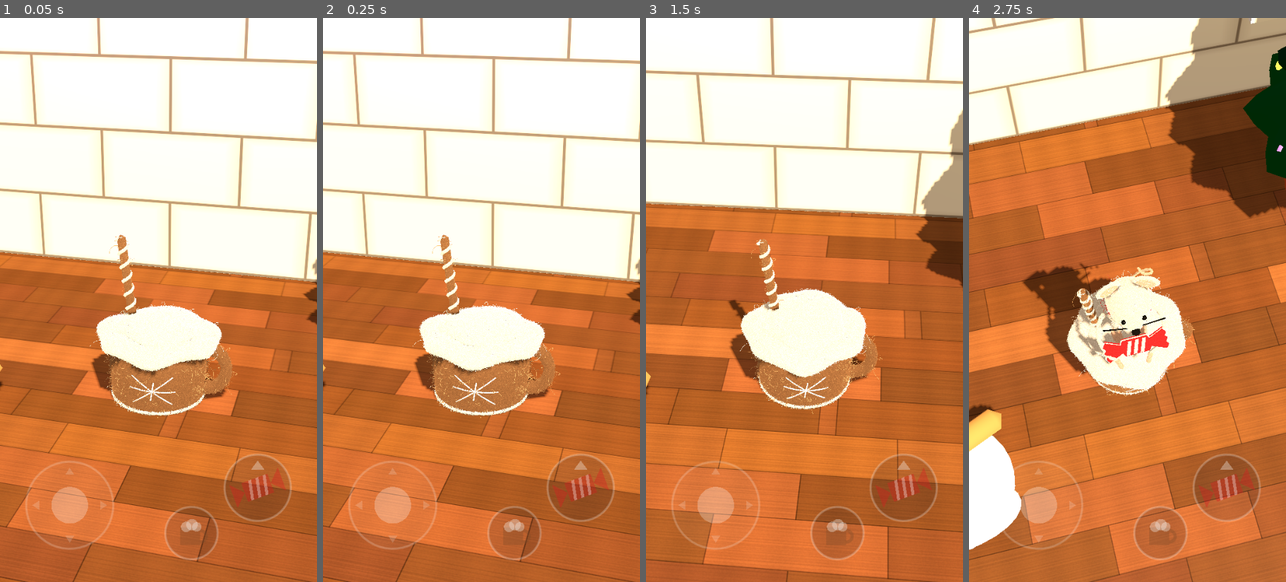
Above: before the commit, frames 1-4 (left to right).
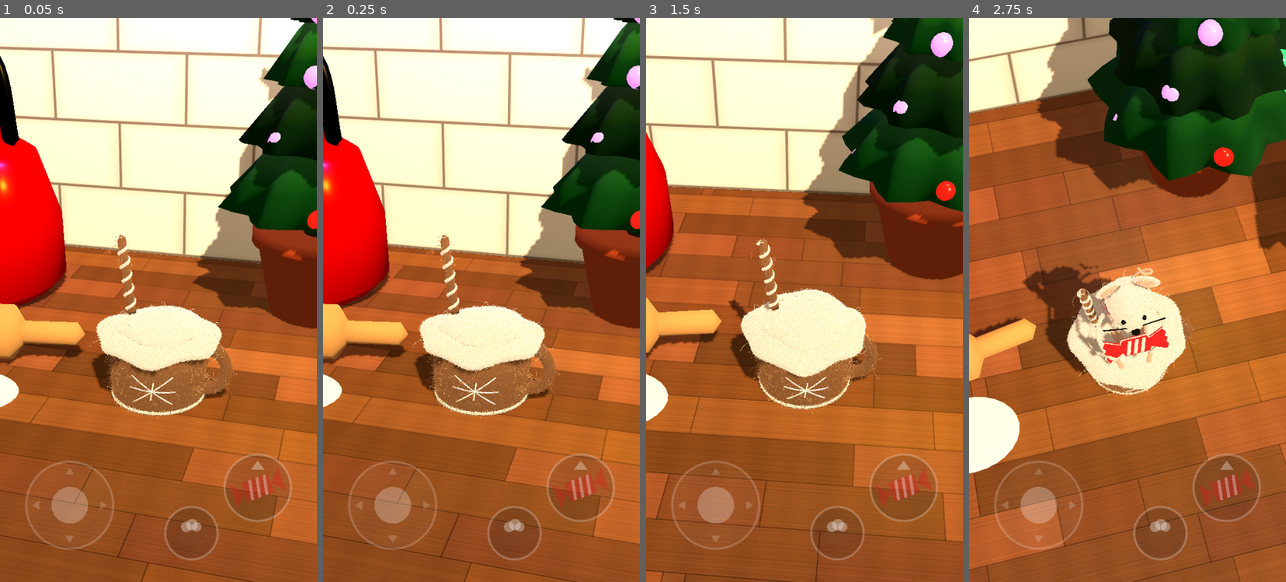
Above: after the commit, the same moments.

Repository: Sclondon/FeltMouse
Game: Godot game, scene res://main.tscn
The game is run twice, just before and just after one commit, with the same random seed, the same clock (stepped at 60 frames per second) and the same inputs.
Inputs (mouse positions are in pixels of both pictures, inside the frame that each line leads up to):
- Up to frame 1 (0.05 s): no input
- Up to frame 2 (0.25 s): no input
- Up to frame 3 (1.5 s): tap Enter at 0.5 s; move the mouse to (874, 271) at 0.52 s; hold D 0.53-1.25 s; tap E at 0.6 s; click (874, 271) at 0.67 s; tap Space at 0.77 s; drag from (741, 328) to (788, 412) at 1.27 s
- Up to frame 4 (2.75 s): move the mouse to (1159, 175) at 2.02 s; hold D from 2.03 s (still down); tap Q at 2.1 s; click (1159, 175) at 2.17 s

The runs differ from the first frame. In frame 1, 70% of the frame differs, in the area x 0-100%, y 0-100%; in frame 2, 70%; in frame 3, 72%; in frame 4, 70%.

Commit message:
Felt Mouse: the counter laid out after the concept picture, a clear glass cane jar, cane stripes and window frost as pictures, and he only brings the candy out to toss it or go home (the user: "Try to match the layout of the concept art exactly", "The candy cane jar should be glass", "the candy can stripes can just be the texture", "try to match that frosted look in the window", "The mouse shouldnt carry the candy around all the time")
Co-Authored-By: Claude Fable 5.2 <noreply@anthropic.com>
Claude-Session: https://claude.ai/code/session_018hhQTWAB4pnnkWVR2X6n6A

Diff:
--- a/data/kitchen.json
+++ b/data/kitchen.json
@@ -1,47 +1,47 @@
 {
- "left": -10.6,
- "right": 10.6,
- "front": 2.9,
- "back": -2.75,
+ "left": -8.6,
+ "right": 14.1,
+ "front": 2.5,
+ "back": -3.25,
  "obstacles": [
   [
-   -8.6,
-   -1.1,
+   -6.0,
+   -2.0,
    1.5
   ],
   [
-   -5.4,
-   -1.5,
+   -3.2,
+   -2.2,
    1.4
   ],
   [
-   -7.0,
-   -1.15,
+   -4.8,
+   -1.85,
    0.5
   ],
   [
-   -4.953,
-   1.991,
+   -4.674,
+   0.195,
    0.42
   ],
   [
-   -4.177,
-   1.646,
+   -3.837,
+   0.048,
    0.42
   ],
   [
-   -3.4,
-   1.3,
+   -3.0,
+   -0.1,
    0.42
   ],
   [
-   -2.623,
-   0.954,
+   -2.163,
+   -0.248,
    0.42
   ],
   [
-   -1.847,
-   0.609,
+   -1.326,
+   -0.395,
    0.42
   ],
   [
@@ -55,43 +55,43 @@
    0.2
   ],
   [
-   3.0,
-   -1.6,
+   1.4,
+   -2.4,
+   0.85
+  ],
+  [
+   3.65,
+   -0.9,
    1.0
   ],
   [
-   6.2,
-   -1.6,
-   1.2
+   5.6,
+   1.3,
+   0.78
   ],
   [
-   4.3,
-   1.6,
-   0.95
-  ],
-  [
-   8.3,
-   -1.9,
+   7.25,
+   -1.0,
    0.8
   ],
   [
-   9.9,
-   -0.7,
+   9.3,
+   -1.2,
    0.6
   ],
   [
-   8.5,
-   1.5,
-   0.9
+   10.7,
+   0.3,
+   0.85
   ],
   [
-   9.8,
-   1.9,
-   0.78
+   12.0,
+   0.7,
+   0.75
   ],
   [
-   -10.2,
-   1.6,
+   13.2,
+   -0.6,
    0.8
   ]
  ]
--- a/scripts/main.gd
+++ b/scripts/main.gd
@@ -57,9 +57,10 @@
 const ARMS_UP := 1.6      ## how far the arms swing to hold the candy over his head, radians
 const TOSS_HEIGHT := 0.5  ## how high the candy flies above his raised hands
 const ARMS_STRETCH := 0.45  ## how much longer the arms get as they straighten upward
+const ARMS_HANG := 0.75     ## how far down and back the arms hang when his hands are empty, radians
 const WALK_SPEED := 2.3   ## counter units a second (the mug is 1 wide)
 const STEP := 0.3         ## the length of one of his steps
-const BODY := 0.34        ## how much room he needs round him
+const BODY := 0.3        ## how much room he needs round him
 const HOP_SPOT := Vector3(0.0, 0.0, 1.9)  ## where he lands on the counter, in front of the mug
 
 ## How he is posed at one moment.
@@ -106,8 +107,9 @@
 var _legs: Array[Node3D] = []
 var _tail: Node3D
 var _tail_rest: Basis
-var _arms: Node3D
+var _arms: Array[Node3D] = []  # left, right
 var _arms_rest: Vector3
+var _hold := 1.0  # 1 the candy is in his hands, 0 it is tucked away and his arms hang free
 var _candy: Node3D
 var _candy_rest: Vector3
 var _stick_touch := -1
@@ -127,8 +129,8 @@
 	_legs = [model.find_child("LegPivotL", true, false), model.find_child("LegPivotR", true, false)]
 	_tail = model.find_child("TailPivot", true, false)
 	_tail_rest = _tail.basis
-	_arms = model.find_child("ArmsPivot", true, false)
-	_arms_rest = _arms.position
+	_arms = [model.find_child("ArmPivotL", true, false), model.find_child("ArmPivotR", true, false)]
+	_arms_rest = _arms[0].position
 	_candy = model.find_child("CandyPivot", true, false)
 	_candy_rest = _candy.position
 	var file := FileAccess.open("res://data/kitchen.json", FileAccess.READ)
@@ -198,7 +200,7 @@
 	env.background_color = Color(0.05, 0.04, 0.05)
 	env.ambient_light_source = Environment.AMBIENT_SOURCE_COLOR
 	env.ambient_light_color = Color(1.0, 0.86, 0.72)
-	env.ambient_light_energy = 0.32
+	env.ambient_light_energy = 0.2
 	env.tonemap_mode = Environment.TONE_MAPPER_FILMIC
 	var we := WorldEnvironment.new()
 	we.environment = env
@@ -206,7 +208,7 @@
 
 	var lamp := DirectionalLight3D.new()
 	lamp.light_color = Color(1.0, 0.90, 0.76)
-	lamp.light_energy = 0.55
+	lamp.light_energy = 0.4
 	lamp.shadow_enabled = true
 	lamp.directional_shadow_max_distance = 30.0
 	lamp.rotation = Vector3(deg_to_rad(-52.0), deg_to_rad(28.0), 0.0)
@@ -214,6 +216,16 @@
 
 	var kitchen := KITCHEN.instantiate()
 	add_child(kitchen)
+	# the candy cane jar is clear glass
+	for mi: MeshInstance3D in kitchen.find_children("*", "MeshInstance3D", true, false):
+		var glass := mi.mesh.surface_get_material(0) as BaseMaterial3D
+		if glass and String(glass.resource_name) == "glass":
+			glass.transparency = BaseMaterial3D.TRANSPARENCY_ALPHA
+			glass.albedo_color = Color(0.85, 0.95, 1.0, 0.22)
+			glass.roughness = 0.04
+			glass.metallic_specular = 0.9
+			glass.cull_mode = BaseMaterial3D.CULL_DISABLED
+			mi.cast_shadow = GeometryInstance3D.SHADOW_CASTING_SETTING_OFF
 	# a real light at each lamp the model marks (Lamp_glow_<colour>_...), in the colour of its bulb
 	for mark: Node3D in kitchen.find_children("Lamp_*", "Node3D", true, false):
 		var bulb := kitchen.find_child("Bulb0", true, false) as MeshInstance3D
@@ -225,8 +237,8 @@
 				break
 		var light := OmniLight3D.new()
 		light.light_color = colour
-		light.light_energy = 0.9 if String(mark.name).contains("flame") else 0.55
-		light.omni_range = 5.0
+		light.light_energy = 1.3 if String(mark.name).contains("flame") else 0.95
+		light.omni_range = 6.5
 		light.position = mark.position
 		kitchen.add_child(light)
 		bulb = null
@@ -271,7 +283,8 @@
 		Act.FREE:
 			_walk_about(p, delta)
 		Act.TOSS:
-			clock += delta
+			if _hold >= 0.99:  # (first he brings the candy out)
+				clock += delta
 			p.pos = _spot - Vector3(0.0, FEET, 0.0)
 			p.face = _face
 			_toss_pose(p, clock)
@@ -283,6 +296,10 @@
 			if clock >= T_END:
 				act = Act.POP
 				clock = 0.0
+	# the candy is in his hands in the mug, when he tosses it and on the way home; walking about, it is tucked away
+	# ("The mouse shouldnt carry the candy around all the time", the user)
+	var holding := act != Act.FREE and act != Act.HOP_DOWN
+	_hold = move_toward(_hold, 1.0 if holding else 0.0, delta * 3.5)
 	_apply(p)
 	_focus = _focus.lerp(_mouse.position + Vector3(0.0, 1.05, 0.0), minf(delta * 5.0, 1.0) if delta > 0.0 else 1.0)
 	_place_camera()
@@ -452,18 +469,26 @@
 	# his arms swing up as one from the shoulders, and the candy goes with his hands until it is thrown
 	# (the bowed wire straightens as it goes up, and his shoulders shrug: that is what gets the candy clear of his nose
 	# and above his head on such short arms)
-	var swing := Basis(Vector3.RIGHT, -p.raise * ARMS_UP)
+	var lift_angle := -p.raise * ARMS_UP
+	var swing := Basis(Vector3.RIGHT, lift_angle)
 	var reach := 1.0 + ARMS_STRETCH * smoothstep(0.0, 0.45, p.raise)
-	var reaching := swing * Basis.from_scale(Vector3(1.0, reach, reach))
-	_arms.position = _arms_rest + Vector3.UP * (0.08 * clampf(p.raise, 0.0, 1.0))
-	_arms.basis = reaching
-	var held := _arms.position + reaching * (_candy_rest - _arms_rest)
+	var stretch := Basis.from_scale(Vector3(1.0, reach, reach))
+	var shrug := Vector3.UP * (0.08 * clampf(p.raise, 0.0, 1.0))
+	var ease := smoothstep(0.0, 1.0, _hold)
+	for i in 2:
+		# without the candy each arm hangs lower and swings against the leg on its side
+		var hang := ARMS_HANG + (0.9 if i == 0 else -0.9) * p.stride
+		_arms[i].position = _arms_rest + shrug
+		_arms[i].basis = Basis(Vector3.RIGHT, lerpf(hang, lift_angle, ease)) * stretch
+	var held := _arms_rest + shrug + swing * stretch * (_candy_rest - _arms_rest)
+	var grown := Vector3.ONE * maxf(ease, 0.001)  # it pops out as he brings it round, and away again
+	_candy.visible = _hold > 0.02
 	if p.flight < 0.0:
 		_candy.position = held
-		_candy.basis = swing
+		_candy.basis = swing.scaled_local(grown)
 	else:
 		_candy.position = held + Vector3.UP * (4.0 * TOSS_HEIGHT * p.flight * (1.0 - p.flight))
-		_candy.basis = swing * Basis(Vector3.RIGHT, -TAU * p.flight)
+		_candy.basis = (swing * Basis(Vector3.RIGHT, -TAU * p.flight)).scaled_local(grown)
 
 	for m in _foam:
 		m.set_shader_parameter("foam_clock", _time)
--- a/tests/shots.gd
+++ b/tests/shots.gd
@@ -4,12 +4,13 @@
 ##   godot --path . --audio-driver Dummy --resolution 540x960 -s res://tests/shots.gd -- --out=<dir>
 ## --frames=<dir> also saves every frame at --fps= (default 30), for a film.
 
-const WAY := [Vector2(-1.2, 0.2), Vector2(-4.4, 0.55), Vector2(-7.0, 1.6), Vector2(-8.0, 1.9), Vector2(-4.4, 0.55),
-	Vector2(-1.2, 0.3), Vector2(2.0, 0.6), Vector2(5.5, 0.45), Vector2(8.4, -0.25), Vector2(5.5, 0.45), Vector2(2.2, 1.2)]
+const WAY := [Vector2(-3.0, 1.6), Vector2(-6.0, 0.6), Vector2(-8.2, -1.5), Vector2(-6.0, 0.6), Vector2(-3.0, 1.6),
+	Vector2(0.6, 1.8), Vector2(2.5, 1.2), Vector2(4.4, 0.85), Vector2(6.9, 0.3), Vector2(9.0, 0.6), Vector2(6.9, 0.3),
+	Vector2(4.4, 0.85), Vector2(2.2, 1.4)]
 
 ## seconds into the run -> picture name (more are added when he tosses and goes home)
-var shots := {1.9: "pop", 3.3: "hop_down", 4.6: "walk_a", 7.5: "walk_left", 9.2: "walk_far_left", 14.5: "walk_mid",
-	17.6: "walk_right"}
+var shots := {1.9: "pop", 3.3: "hop_down", 4.4: "walk_a", 6.6: "walk_left", 12.5: "walk_mid", 14.2: "walk_house",
+	16.6: "walk_right"}
 
 
 func _initialize() -> void:
@@ -45,7 +46,7 @@
 			if not tossed:
 				tossed = true
 				main.toss()
-				shots[t + 0.75] = "toss"
+				shots[t + 1.05] = "toss"
 			elif not homed:
 				homed = true
 				main.go_home()
Binary file changed: models/kitchen.glb
Binary file added: models/kitchen_cane_stripes.png
Not shown, added: models/kitchen_cane_stripes.png.import
Binary file added: models/kitchen_window_frost.png
Not shown, added: models/kitchen_window_frost.png.import
Binary file changed: models/mouse.glb
Not shown, changed: build/index.pck
Not shown, changed: tools/kitchen.blend
Not shown, changed: tools/mouse.blend
